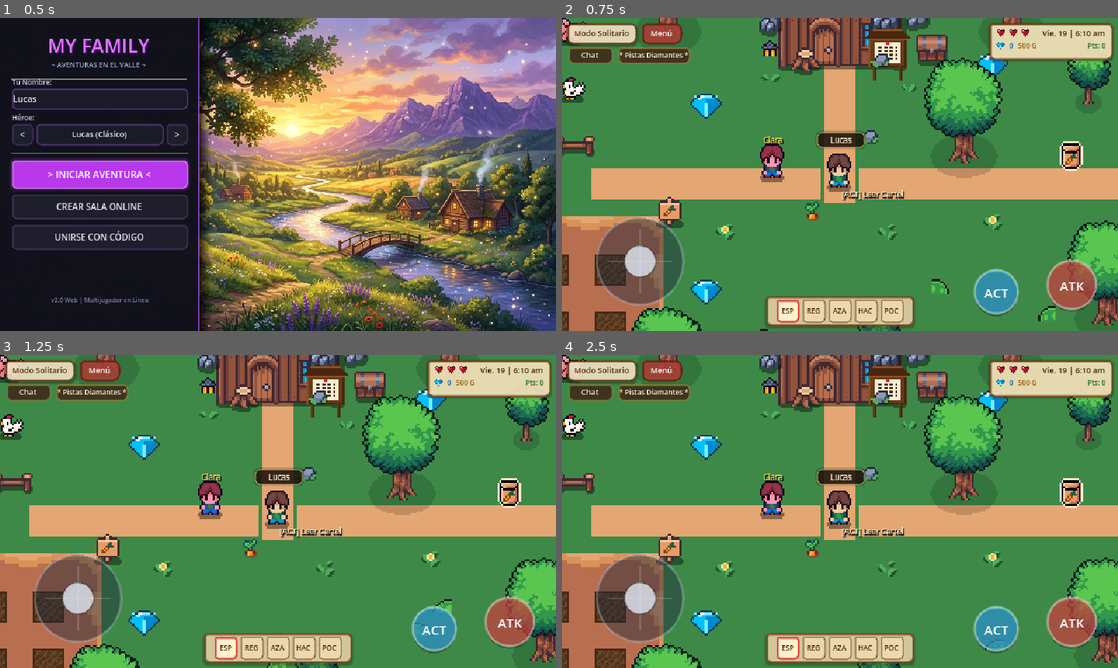
Above: before the commit, frames 1-4 (two rows, left to right).
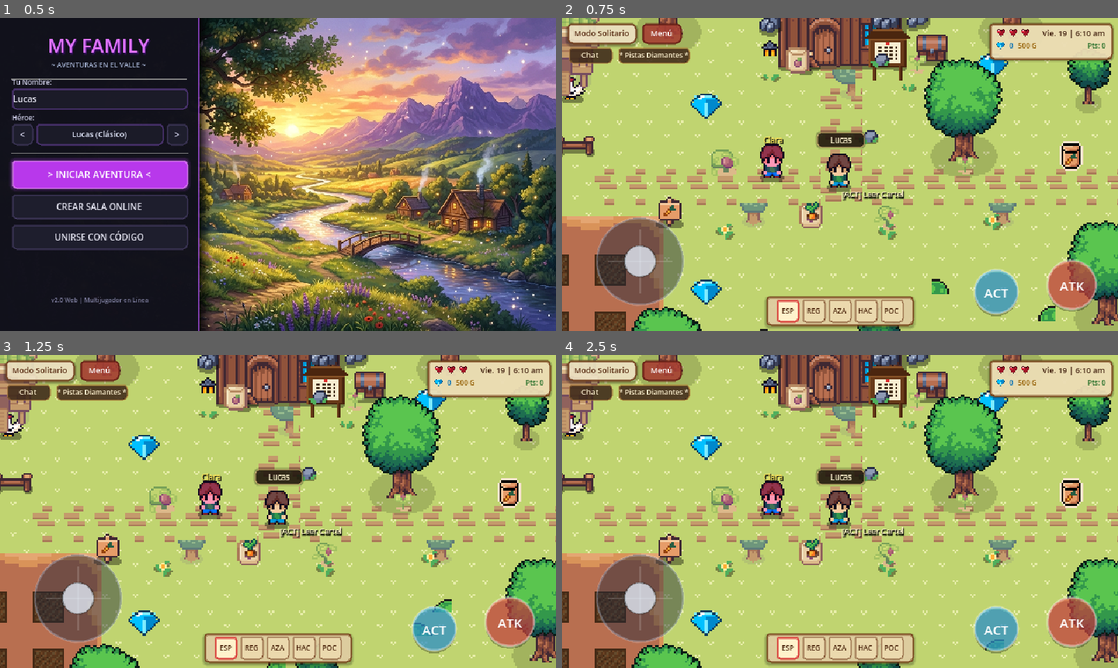
Above: after the commit, the same moments.

Repository: DiegoAzz/MyFamily2
Game: Godot game, scene res://scenes/main_menu.tscn
Same seed, same stepped clock (60 frames per second), same inputs: the game is played once before the commit and once after it.
Inputs:
- Up to frame 1 (0.5 s): no input
- Up to frame 2 (0.75 s): click "> INICIAR AVENTURA <" at 0.5 s
- Up to frame 3 (1.25 s): no input
- Up to frame 4 (2.5 s): click "Menú" at 1.25 s; click "> INICIAR AVENTURA <" at 2 s

Frame 1 is identical in both runs. In frame 2, 71% of the frame differs, in the area x 0-100%, y 0-100%; in frame 3, 71%; in frame 4, 72%.

Commit message:
feat: implement SproutLands tilesets, seamless bridge, river shorelines, and cave/temple floors

Diff:
--- a/scenes/world.tscn
+++ b/scenes/world.tscn
@@ -1,9 +1,9 @@
 [gd_scene load_steps=22 format=3]
 
-[ext_resource type="Texture2D" uid="uid://b2bojyrft5s5x" path="res://sprites/Tiles/Grass_Middle.png" id="1_grass"]
-[ext_resource type="Texture2D" uid="uid://vj4s64dyexou" path="res://sprites/Tiles/Water_Middle.png" id="2_water"]
-[ext_resource type="Texture2D" uid="uid://4cu5s813gxfb" path="res://sprites/Tiles/Path_Middle.png" id="3_path"]
-[ext_resource type="Texture2D" uid="uid://bemf2a0rne2o4" path="res://sprites/Outdoor decoration/Bridge_Wood.png" id="4_bridge"]
+[ext_resource type="Texture2D" path="res://sprites/SproutLands/Tilesets/Grass_Seamless.png" id="1_grass"]
+[ext_resource type="Texture2D" path="res://sprites/SproutLands/Tilesets/Water_Seamless.png" id="2_water"]
+[ext_resource type="Texture2D" path="res://sprites/SproutLands/Objects/Path_Seamless.png" id="3_path"]
+[ext_resource type="Texture2D" path="res://sprites/SproutLands/Objects/Bridge_Span_128.png" id="4_bridge"]
 [ext_resource type="Texture2D" uid="uid://ceef8xvvavm8i" path="res://sprites/Tiles/FarmLand_Tile.png" id="5_farmland"]
 [ext_resource type="Texture2D" uid="uid://cbetajo4iig5s" path="res://sprites/Outdoor decoration/House_1_Wood_Base_Blue.png" id="6_house"]
 [ext_resource type="Texture2D" uid="uid://bymo3wc7ubr5k" path="res://sprites/Outdoor decoration/Oak_Tree.png" id="7_tree"]
@@ -46,9 +46,14 @@
 [ext_resource type="Script" path="res://scripts/level_portal.gd" id="45_level_portal"]
 [ext_resource type="PackedScene" path="res://scenes/crystal_ore.tscn" id="46_crystal_ore"]
 [ext_resource type="Texture2D" path="res://sprites/DungeonCave/cave_tiles.png" id="47_cave_tiles"]
-[ext_resource type="Texture2D" path="res://sprites/DungeonCave/dungeon_tiles.png" id="48_dungeon_tiles"]
-[ext_resource type="Texture2D" path="res://sprites/NinjaAdventure/Tilesets/tileset_floor.png" id="49_ninja_floor"]
+[ext_resource type="Texture2D" path="res://sprites/DungeonCave/Cave_Floor_Seamless.png" id="48_dungeon_tiles"]
+[ext_resource type="Texture2D" path="res://sprites/NinjaAdventure/Tilesets/Temple_Floor_Seamless.png" id="49_ninja_floor"]
 [ext_resource type="Texture2D" path="res://sprites/SproutLands/Objects/Basic Plants.png" id="50_sprout_plants"]
+[ext_resource type="Texture2D" path="res://sprites/SproutLands/Tilesets/Shore_Left.png" id="51_shore_left"]
+[ext_resource type="Texture2D" path="res://sprites/SproutLands/Tilesets/Shore_Right.png" id="52_shore_right"]
+[ext_resource type="Texture2D" path="res://sprites/SproutLands/Objects/Basic Grass Biom things 1.png" id="53_biom_things"]
+[ext_resource type="Texture2D" path="res://sprites/SproutLands/Objects/Free_Chicken_House.png" id="54_chicken_house"]
+[ext_resource type="Texture2D" path="res://sprites/SproutLands/Objects/Dock_Pier.png" id="55_dock_pier"]
 
 [sub_resource type="CircleShape2D" id="CircleShape2D_interact_small"]
 radius = 20.0
@@ -112,6 +117,7 @@
 [node name="TerrainLayers" type="Node2D" parent="."]
 
 [node name="GrassBackground" type="Sprite2D" parent="TerrainLayers"]
+z_index = -3
 texture_repeat = 2
 texture = ExtResource("1_grass")
 region_enabled = true
@@ -122,28 +128,42 @@
 position = Vector2(240, 0)
 texture = ExtResource("2_water")
 region_enabled = true
-region_rect = Rect2(0, -600, 100, 1200)
+region_rect = Rect2(0, -600, 96, 1200)
+
+[node name="RiverShoreLeft" type="Sprite2D" parent="TerrainLayers"]
+texture_repeat = 2
+position = Vector2(184, 0)
+texture = ExtResource("52_shore_right")
+region_enabled = true
+region_rect = Rect2(0, -600, 16, 1200)
+
+[node name="RiverShoreRight" type="Sprite2D" parent="TerrainLayers"]
+texture_repeat = 2
+position = Vector2(296, 0)
+texture = ExtResource("51_shore_left")
+region_enabled = true
+region_rect = Rect2(0, -600, 16, 1200)
 
 [node name="PathHouseToCross" type="Sprite2D" parent="TerrainLayers"]
 texture_repeat = 2
 position = Vector2(0, -10)
 texture = ExtResource("3_path")
 region_enabled = true
-region_rect = Rect2(0, 0, 16, 80)
+region_rect = Rect2(0, 0, 24, 80)
 
 [node name="PathToFarm" type="Sprite2D" parent="TerrainLayers"]
 texture_repeat = 2
 position = Vector2(-70, 20)
 texture = ExtResource("3_path")
 region_enabled = true
-region_rect = Rect2(0, 0, 120, 16)
+region_rect = Rect2(0, 0, 120, 24)
 
 [node name="PathToRiver" type="Sprite2D" parent="TerrainLayers"]
 texture_repeat = 2
 position = Vector2(100, 20)
 texture = ExtResource("3_path")
 region_enabled = true
-region_rect = Rect2(0, 0, 180, 16)
+region_rect = Rect2(0, 0, 180, 24)
 
 [node name="Farmland" type="Sprite2D" parent="TerrainLayers"]
 position = Vector2(-150, 80)
@@ -970,6 +990,132 @@
 hframes = 2
 vframes = 2
 
+[node name="ChickenHouse" type="Sprite2D" parent="Entities/Corral"]
+position = Vector2(10, -5)
+texture = ExtResource("54_chicken_house")
+
+[node name="FloraAndDetails" type="Node2D" parent="Entities"]
+
+[node name="FlowerRed1" type="Sprite2D" parent="Entities/FloraAndDetails"]
+position = Vector2(-15, 36)
+texture = ExtResource("50_sprout_plants")
+region_enabled = true
+region_rect = Rect2(0, 16, 16, 16)
+
+[node name="FlowerRed2" type="Sprite2D" parent="Entities/FloraAndDetails"]
+position = Vector2(-22, -45)
+texture = ExtResource("50_sprout_plants")
+region_enabled = true
+region_rect = Rect2(0, 16, 16, 16)
+
+[node name="FlowerBlue1" type="Sprite2D" parent="Entities/FloraAndDetails"]
+position = Vector2(25, 36)
+texture = ExtResource("50_sprout_plants")
+region_enabled = true
+region_rect = Rect2(48, 16, 16, 16)
+
+[node name="FlowerBlue2" type="Sprite2D" parent="Entities/FloraAndDetails"]
+position = Vector2(165, 8)
+texture = ExtResource("50_sprout_plants")
+region_enabled = true
+region_rect = Rect2(48, 16, 16, 16)
+
+[node name="FlowerYellow1" type="Sprite2D" parent="Entities/FloraAndDetails"]
+position = Vector2(65, 8)
+texture = ExtResource("50_sprout_plants")
+region_enabled = true
+region_rect = Rect2(32, 16, 16, 16)
+
+[node name="FlowerYellow2" type="Sprite2D" parent="Entities/FloraAndDetails"]
+position = Vector2(40, -45)
+texture = ExtResource("50_sprout_plants")
+region_enabled = true
+region_rect = Rect2(32, 16, 16, 16)
+
+[node name="FlowerPurple1" type="Sprite2D" parent="Entities/FloraAndDetails"]
+position = Vector2(165, 34)
+texture = ExtResource("50_sprout_plants")
+region_enabled = true
+region_rect = Rect2(64, 16, 16, 16)
+
+[node name="FlowerPurple2" type="Sprite2D" parent="Entities/FloraAndDetails"]
+position = Vector2(-60, 8)
+texture = ExtResource("50_sprout_plants")
+region_enabled = true
+region_rect = Rect2(64, 16, 16, 16)
+
+[node name="BerryBush1" type="Sprite2D" parent="Entities/FloraAndDetails"]
+position = Vector2(315, 8)
+texture = ExtResource("50_sprout_plants")
+region_enabled = true
+region_rect = Rect2(96, 16, 16, 16)
+
+[node name="BerryBush2" type="Sprite2D" parent="Entities/FloraAndDetails"]
+position = Vector2(315, 34)
+texture = ExtResource("50_sprout_plants")
+region_enabled = true
+region_rect = Rect2(96, 16, 16, 16)
+
+[node name="MushroomRed1" type="Sprite2D" parent="Entities/FloraAndDetails"]
+position = Vector2(330, -55)
+texture = ExtResource("53_biom_things")
+region_enabled = true
+region_rect = Rect2(0, 0, 16, 16)
+
+[node name="MushroomBrown1" type="Sprite2D" parent="Entities/FloraAndDetails"]
+position = Vector2(365, -65)
+texture = ExtResource("53_biom_things")
+region_enabled = true
+region_rect = Rect2(16, 0, 16, 16)
+
+[node name="MushroomRed2" type="Sprite2D" parent="Entities/FloraAndDetails"]
+position = Vector2(-75, -95)
+texture = ExtResource("53_biom_things")
+region_enabled = true
+region_rect = Rect2(0, 0, 16, 16)
+
+[node name="MossyRock1" type="Sprite2D" parent="Entities/FloraAndDetails"]
+position = Vector2(178, -12)
+texture = ExtResource("53_biom_things")
+region_enabled = true
+region_rect = Rect2(48, 0, 16, 16)
+
+[node name="MossyRock2" type="Sprite2D" parent="Entities/FloraAndDetails"]
+position = Vector2(178, 52)
+texture = ExtResource("53_biom_things")
+region_enabled = true
+region_rect = Rect2(48, 0, 16, 16)
+
+[node name="BigRock1" type="Sprite2D" parent="Entities/FloraAndDetails"]
+position = Vector2(304, -12)
+texture = ExtResource("53_biom_things")
+region_enabled = true
+region_rect = Rect2(64, 0, 16, 16)
+
+[node name="BigRock2" type="Sprite2D" parent="Entities/FloraAndDetails"]
+position = Vector2(304, 52)
+texture = ExtResource("53_biom_things")
+region_enabled = true
+region_rect = Rect2(64, 0, 16, 16)
+
+[node name="CloverPatch1" type="Sprite2D" parent="Entities/FloraAndDetails"]
+position = Vector2(-45, 38)
+texture = ExtResource("53_biom_things")
+region_enabled = true
+region_rect = Rect2(0, 16, 16, 16)
+
+[node name="CloverPatch2" type="Sprite2D" parent="Entities/FloraAndDetails"]
+position = Vector2(85, 38)
+texture = ExtResource("53_biom_things")
+region_enabled = true
+region_rect = Rect2(0, 16, 16, 16)
+
+[node name="GrassTuft1" type="Sprite2D" parent="Entities/FloraAndDetails"]
+position = Vector2(0, -32)
+texture = ExtResource("53_biom_things")
+region_enabled = true
+region_rect = Rect2(16, 16, 16, 16)
+
 [node name="NPC_Clara" parent="Entities" instance=ExtResource("20_npc")]
 position = Vector2(-35, 10)
 npc_name = "Clara"
@@ -1043,13 +1189,11 @@
 shape = SubResource("RectangleShape2D_house_roof")
 
 [node name="FishermanDock" type="Sprite2D" parent="Entities"]
-position = Vector2(256, -30)
-texture = ExtResource("4_bridge")
-region_enabled = true
-region_rect = Rect2(0, 0, 48, 24)
+position = Vector2(240, -35)
+texture = ExtResource("55_dock_pier")
 
 [node name="FishermanNPC" parent="Entities" instance=ExtResource("20_npc")]
-position = Vector2(256, -30)
+position = Vector2(240, -35)
 npc_name = "Tio Bruno"
 dialogue_lines = ["¡Ah, sobrinos! Que alegria verlos de vuelta en el valle.", "El rio esta lleno de peces brillantes y los campos vuelven a florecer.", "Si necesitan descansar o recuperar fuerzas, ¡recuerden dormir en la cama de la cabana!"]
 
@@ -1074,9 +1218,11 @@
 position = Vector2(0, 800)
 
 [node name="FloorShadow" type="Sprite2D" parent="Entities/Level2_CrystalMines"]
-z_index = -3
-scale = Vector2(360, 260)
+z_index = -2
+texture_repeat = 2
 texture = ExtResource("31_shadow_bg")
+region_enabled = true
+region_rect = Rect2(-300, -250, 600, 500)
 
 [node name="FloorCavern" type="Sprite2D" parent="Entities/Level2_CrystalMines"]
 z_index = -1
@@ -1171,9 +1317,11 @@
 position = Vector2(1200, 800)
 
 [node name="SanctuaryShadow" type="Sprite2D" parent="Entities/Level3_MysticSanctuary"]
-z_index = -3
-scale = Vector2(360, 260)
+z_index = -2
+texture_repeat = 2
 texture = ExtResource("31_shadow_bg")
+region_enabled = true
+region_rect = Rect2(-300, -250, 600, 500)
 
 [node name="FloorTemple" type="Sprite2D" parent="Entities/Level3_MysticSanctuary"]
 z_index = -1
Binary file added: preview_level1_bridge.png
Not shown, added: preview_level1_bridge.png.import
Binary file added: preview_level1_farm.png
Not shown, added: preview_level1_farm.png.import
Binary file changed: preview_level1_overworld.png
Binary file changed: preview_level2_mines.png
Binary file changed: preview_level3_sanctuary.png
Binary file added: sprites/DungeonCave/Cave_Floor_Seamless.png
Not shown, added: sprites/DungeonCave/Cave_Floor_Seamless.png.import
Binary file added: sprites/NinjaAdventure/Tilesets/Temple_Floor_Seamless.png
Not shown, added: sprites/NinjaAdventure/Tilesets/Temple_Floor_Seamless.png.import
Binary file added: sprites/SproutLands/Objects/Bridge_Span_128.png
(and 16 more such lines)
